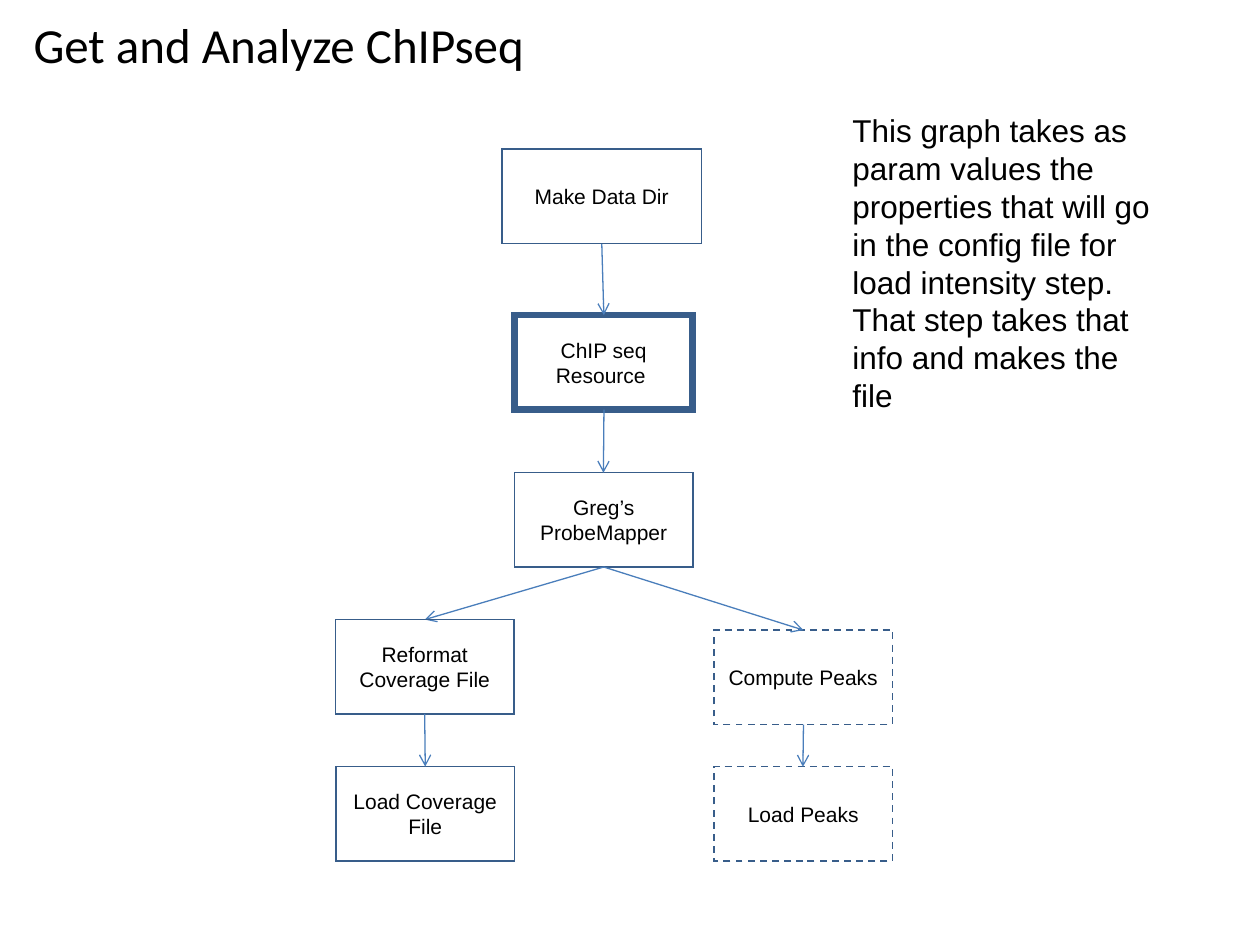
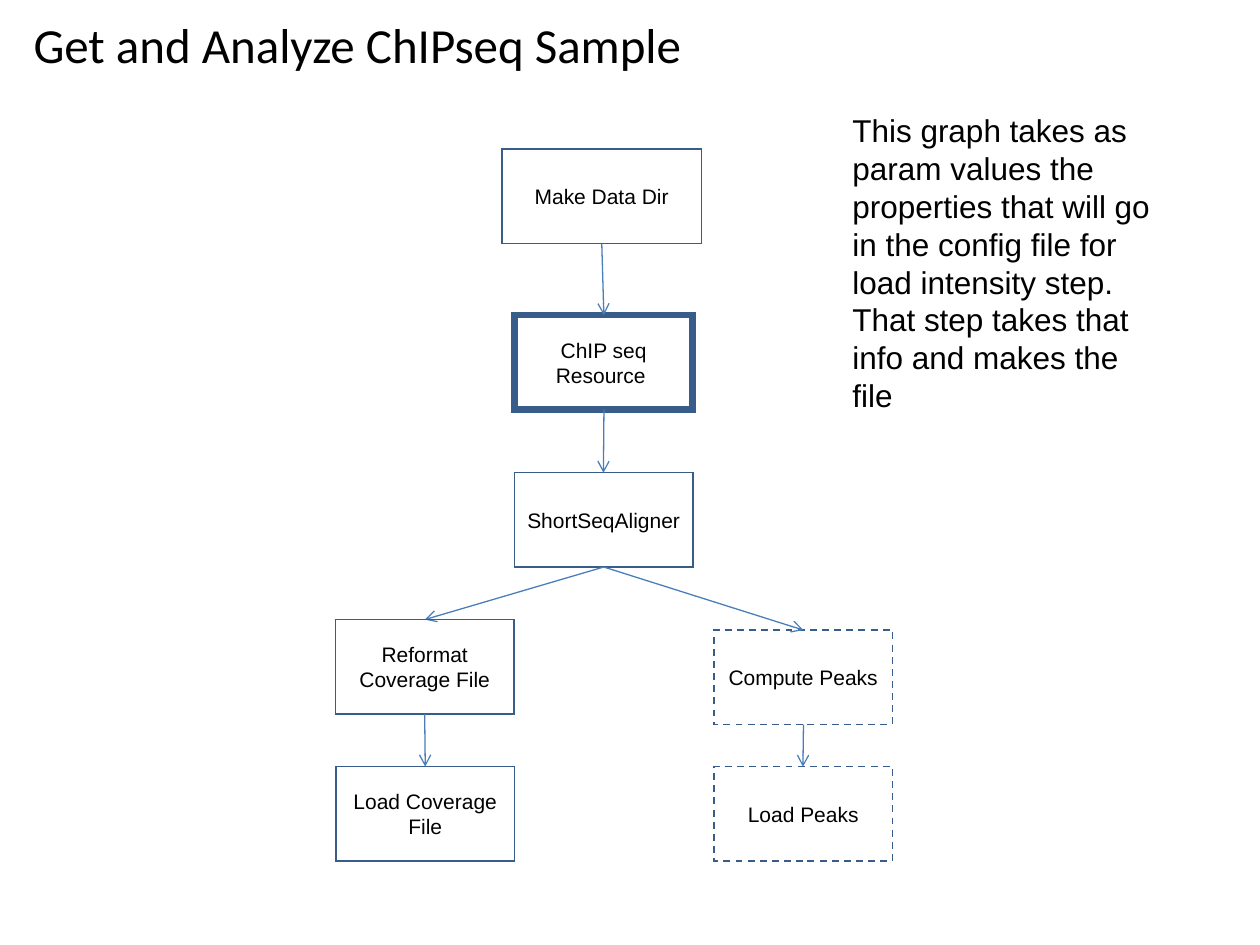
Before and after one commit to VEuPathDB/ApiCommonWorkflow, a slide deck: slide 49 of Main/doc/IntegratedWorkflow.ppt. Drawn at 1260x945 pixels with LibreOffice and Linux fonts; fonts in the diff are those of the drawing. Boxes give left, top, right and bottom in pixels: in the first picture for what was removed or moved away, otherwise in the second. Text is boxed around its words. In the diff, an @@ line names an element or a change of style, - is before the commit and + after.

```diff
--- a/Main/doc/IntegratedWorkflow.ppt
+++ b/Main/doc/IntegratedWorkflow.ppt
@@ title at bbox=[34, 29, 681, 71]: text changed @@
-Get and Analyze ChIPseq
+Get and Analyze ChIPseq Sample
@@ text in rectangle at bbox=[527, 512, 680, 532]: text changed @@
-Greg’s ProbeMapper
+ShortSeqAligner
```
Also in this commit, not shown: 6 other slides changed.
